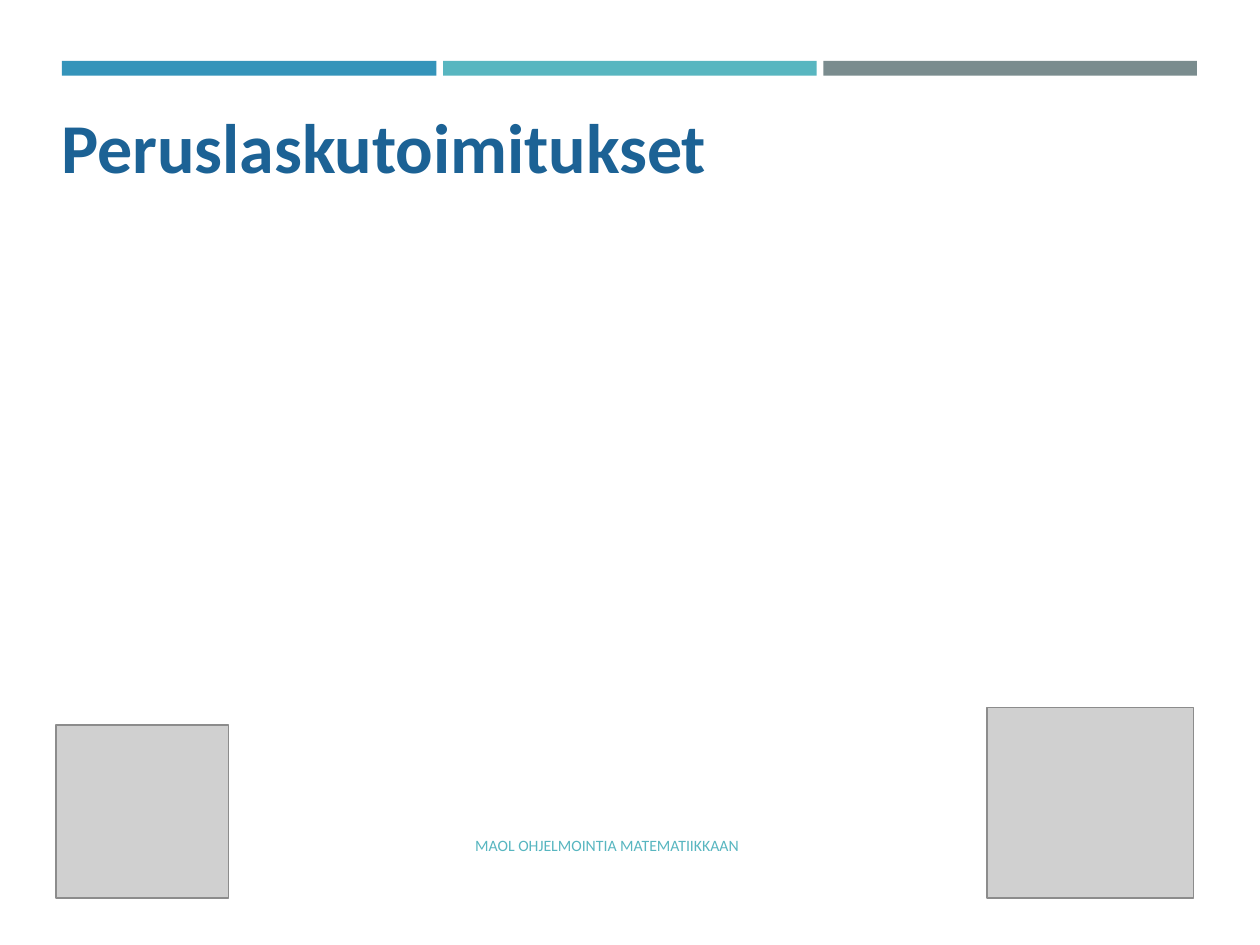
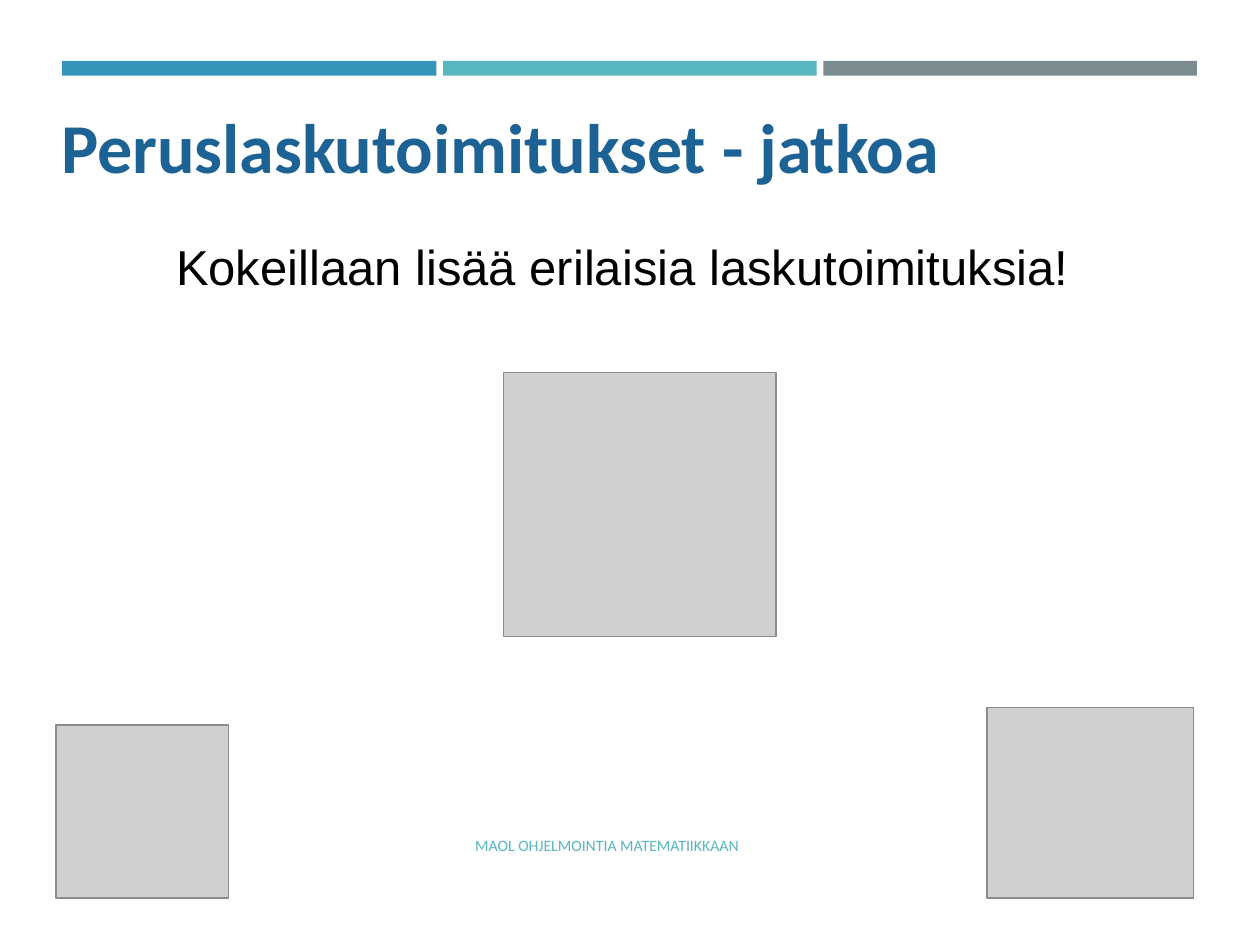
Before and after one commit to tyynetyyne/tyynetyyne.github.io, a slide deck: slide 9 of tehtavat/tiedostot/maol/power_point/Racket-MAOL-5-6-tutustuminen-ohjelmointiymparistoon.pptx (slide 4 before the commit). Drawn at 1260x945 pixels with LibreOffice and Linux fonts; fonts in the diff are those of the drawing; grey boxes stand for pictures. Boxes give left, top, right and bottom in pixels: in the first picture for what was removed or moved away, otherwise in the second. Text is boxed around its words. In the diff, an @@ line names an element or a change of style, - is before the commit and + after.

```diff
--- a/tehtavat/tiedostot/maol/power_point/Racket-MAOL-5-6-tutustuminen-ohjelmointiymparistoon.pptx
+++ b/tehtavat/tiedostot/maol/power_point/Racket-MAOL-5-6-tutustuminen-ohjelmointiymparistoon.pptx
@@ text at (x1=61, y1=124, x2=939, y2=185): text changed @@
-Peruslaskutoimitukset
+Peruslaskutoimitukset - jatkoa
@@ text added at (x1=176, y1=249, x2=1068, y2=286), 28 pt, text #000000 @@
+Kokeillaan lisää erilaisia laskutoimituksia!
@@ picture added at (x1=504, y1=373, x2=776, y2=636) @@
```
Also in this commit, not shown: 6 other slides changed, 12 slides added, 3 slides removed.
